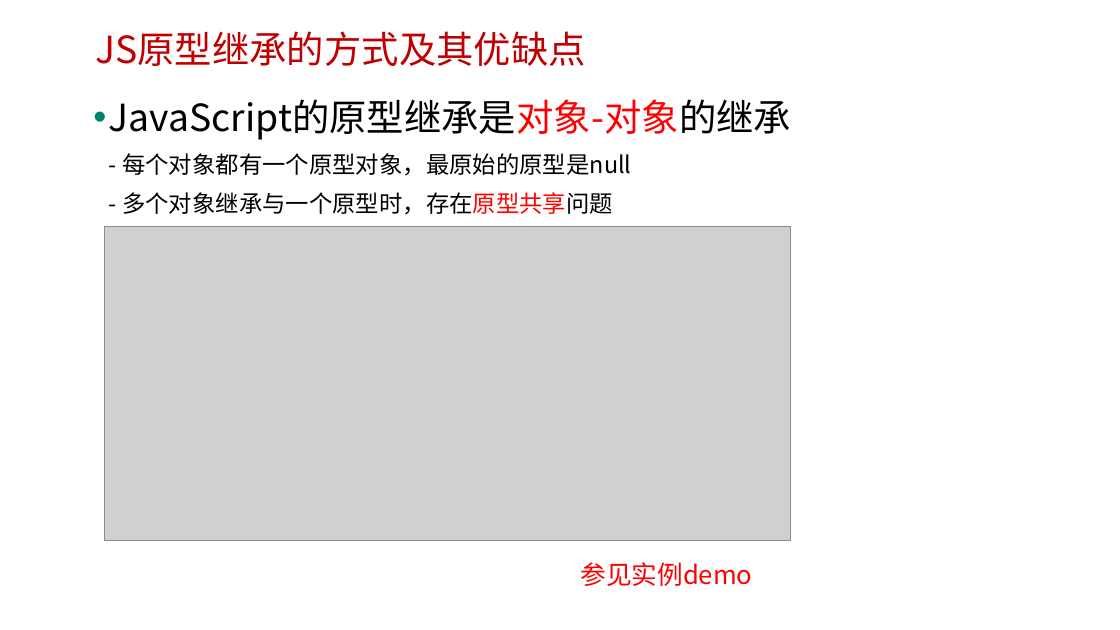
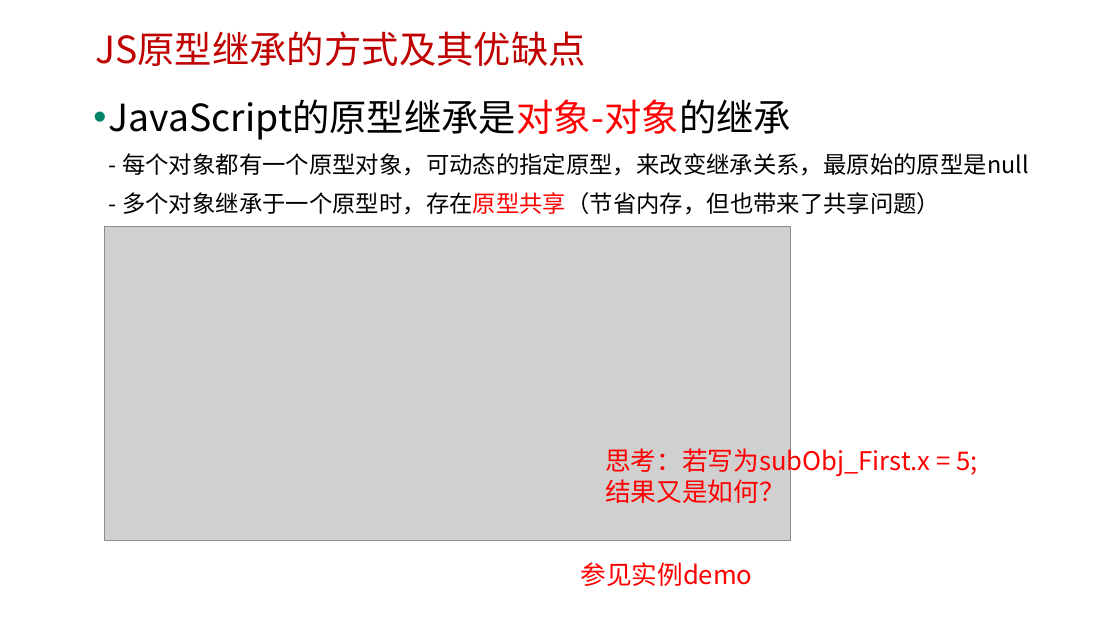
Before and after one commit to edu2act/course-javascript-advanced, a slide deck: slide 19 of 课程PPT/07.JavaScript面向对象编程 一.pptx. Drawn at 1120x630 pixels with LibreOffice and Linux fonts; fonts in the diff are those of the drawing; grey boxes stand for pictures; background and template pictures are left out. Boxes give left, top, right and bottom in pixels: in the first picture for what was removed or moved away, otherwise in the second. Text is boxed around its words. In the diff, an @@ line names an element or a change of style, - is before the commit and + after.

```diff
--- a/课程PPT/07.JavaScript面向对象编程 一.pptx
+++ b/课程PPT/07.JavaScript面向对象编程 一.pptx
@@ text at [109,99,1029,215]: text changed @@
-• JavaScript的原型继承是对象-对象的继承
-  - 每个对象都有一个原型对象，最原始的原型是null
-  - 多个对象继承与一个原型时，存在原型共享问题
+• JavaScript的原型继承是对象-对象的继承
+  - 每个对象都有一个原型对象，可动态的指定原型，来改变继承关系，最原始的原型是null
+  - 多个对象继承于一个原型时，存在原型共享（节省内存，但也带来了共享问题）
@@ text added at [605,444,977,503], 22 pt, text #FF0000 @@
+思考：若写为subObj_First.x = 5;结果又是如何？
```
Also in this commit, not shown: 5 other slides changed, 1 other file.
